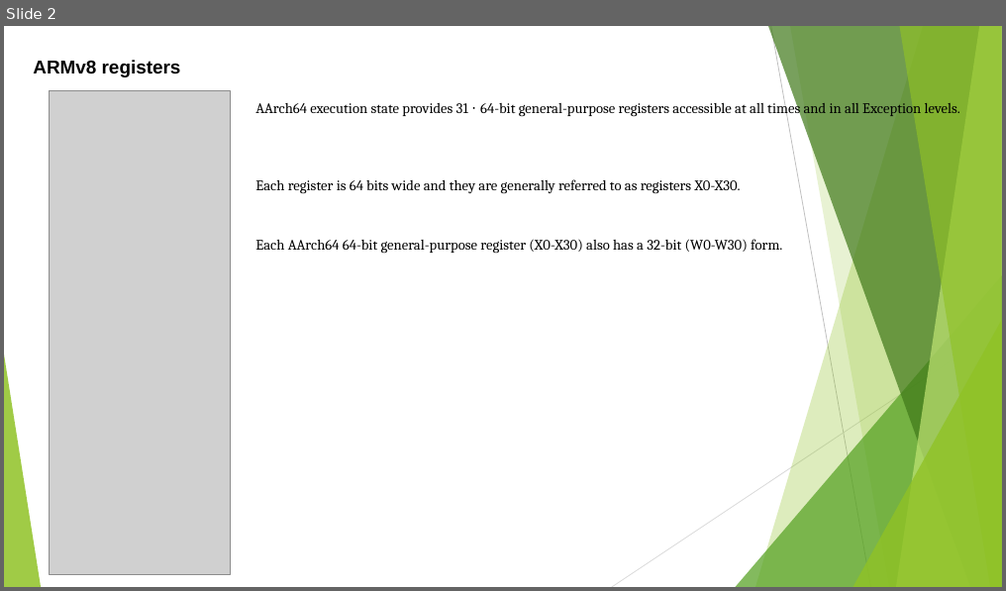
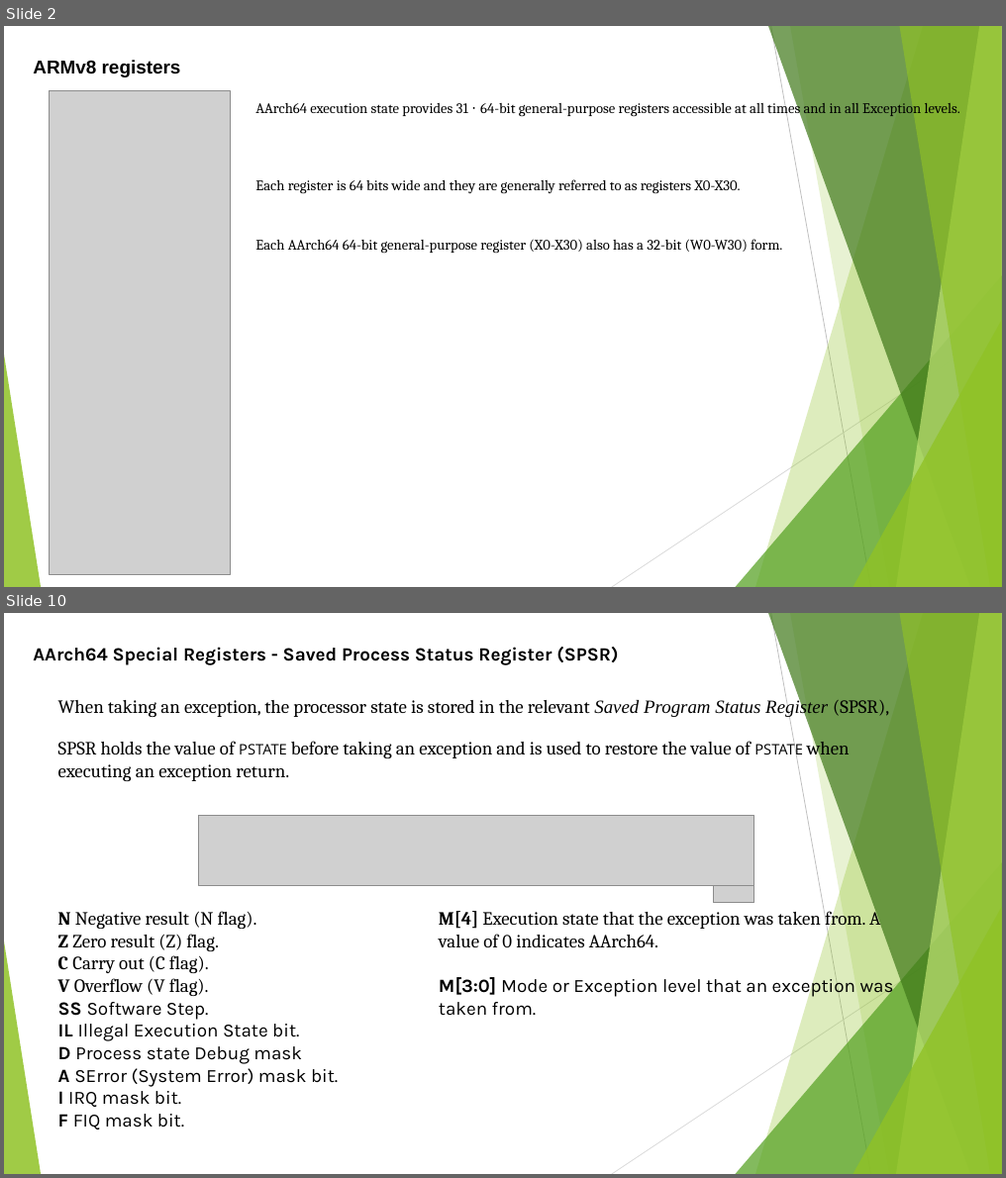
Before and after one commit to softwaresunleashed/ebook_writing, a slide deck: Presentations/ARM_PPTs/Ch4_ARMv8_Registers.pptx. Shown one above the other, each under a label of ours: slide 2 before the commit, slides 2 and 10 after it; the slides between them are not shown. The pictures are 1006x591 and 1006x1178 pixels, drawn with LibreOffice and Linux fonts; fonts in the diff are those of the drawing; grey boxes stand for pictures. Boxes give left, top, right and bottom in pixels: in the first picture for what was removed or moved away, otherwise in the second. Text is boxed around its words. In the diff, an @@ line names an element or a change of style, - is before the commit and + after.

```diff
--- a/Presentations/ARM_PPTs/Ch4_ARMv8_Registers.pptx
+++ b/Presentations/ARM_PPTs/Ch4_ARMv8_Registers.pptx
@@ slide 10 added at box(4, 613, 1002, 1174), background #FFFFFF; not listed: 10 template elements that a slide beside it also shows @@
@@ text added at box(33, 647, 618, 665), 18 pt, text #000000, bold @@
+AArch64 Special Registers - Saved Process Status Register (SPSR)
@@ text added at box(58, 699, 889, 718), 18 pt, text #000000 @@
+When taking an exception, the processor state is stored in the relevant Saved Program Status Register (SPSR),
@@ text added at box(58, 738, 849, 781), 18 pt, text #000000 @@
+SPSR holds the value of PSTATE before taking an exception and is used to restore the value of PSTATE when executing an exception return.
@@ picture added at box(198, 815, 754, 885) @@
@@ text added at box(439, 908, 894, 1016), 18 pt, text #000000 @@
+M[4] Execution state that the exception was taken from. A value of 0 indicates AArch64.
+M[3:0] Mode or Exception level that an exception was taken from.
@@ picture added at box(713, 885, 754, 903) @@
@@ text added at box(58, 911, 338, 1130), 18 pt, text #000000 @@
+N Negative result (N flag).
+Z Zero result (Z) flag.
+C Carry out (C flag).
+V Overflow (V flag).
+SS Software Step.
+IL Illegal Execution State bit.
+D Process state Debug mask
+A SError (System Error) mask bit.
+I IRQ mask bit.
+F FIQ mask bit.
```
Also in this commit, not shown: 1 slide changed, 14 other slides added, 1 slide removed.
